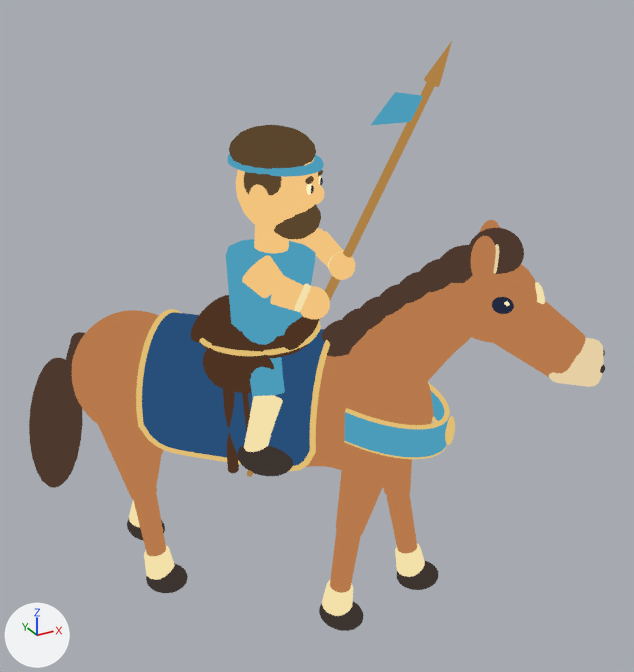
What one commit did to the Blender file art/mounted_units/mounted_spearman.blend.
Before and after are seen from a 50 mm camera at (-2.14, -4.32, 4.02) aimed at (0.2, -0.08, 1.9). The lights are fixed; the arrows at lower left show +X, +Y and +Z. The older version comes first. Both versions are drawn at frame 11 of the action 'Fore rightAction'; the numbers are the values there.

Objects in the first picture: 'Blue sleeveless tunic', 'Elongated face', 'Face', 'Hair cap', 'Horse barrel', 'Horse poll', 'Rider forearm', 'Rider spear hand', 'Rounded draped saddle blanket', 'Sloping horse neck', 'Tail fall', 'Upper horse leg', 'Upper horse leg.002', 'Wrapped blue breast collar' and 59 more.
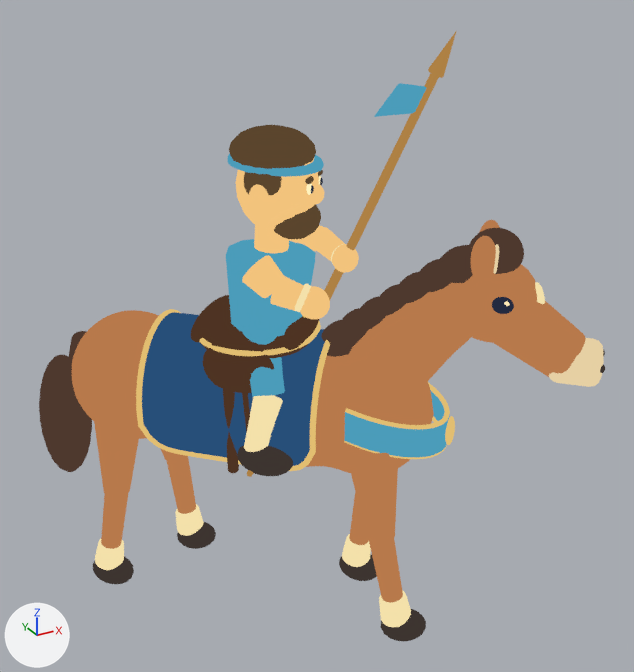
Not drawn themselves, but carrying or shaping drawn objects: ob_tail_sway, ob_fore_left, ob_fore_right, ob_hind_left, ob_hind_right, ob_rider_wooden_spear.

Pixel boxes (x1, y1, x2, y2) of what changed, in the pictures (634 x 672 px):
'Tail fall', turned
    before: (29, 358, 83, 488)
    after: (39, 355, 92, 472)
'Upper horse leg', turned
    before: (336, 444, 395, 539)
    after: (346, 449, 398, 545)
'Upper horse leg.002', turned
    before: (94, 413, 157, 501)
    after: (93, 408, 139, 498)
'Lower horse leg', turned
    before: (330, 530, 361, 593)
    after: (369, 539, 403, 603)
'Lower horse leg.002', turned
    before: (134, 494, 166, 556)
    after: (101, 494, 128, 549)
'Long wood shaft', moved (mostly hidden)
    before: (320, 83, 435, 319)
    after: (324, 73, 439, 300)
'Lower horse leg.001', turned
    before: (387, 493, 417, 554)
    after: (349, 492, 369, 545)
'Hoof', turned
    before: (319, 601, 363, 631)
    after: (381, 609, 426, 641)
'Cream fetlock', turned
    before: (322, 580, 353, 616)
    after: (379, 590, 411, 627)
'Blue spear ribbon', moved
    before: (371, 92, 423, 125)
    after: (374, 83, 426, 117)
'Hoof.002', turned
    before: (146, 563, 188, 593)
    after: (93, 556, 134, 584)
'Cream fetlock.002', turned
    before: (144, 545, 175, 580)
    after: (95, 539, 124, 570)
'Cream fetlock.001', turned
    before: (395, 543, 425, 577)
    after: (342, 534, 371, 567)
'Hoof.001', turned
    before: (397, 561, 438, 590)
    after: (339, 554, 377, 581)
'Lower horse leg.003', turned (mostly hidden before)
    before: (152, 456, 161, 486)
    after: (166, 456, 196, 514)
'Hoof.003', turned
    before: (127, 519, 165, 540)
    after: (177, 522, 216, 549)
'Rider spear hand', moved
    before: (329, 252, 355, 280)
    after: (332, 244, 359, 273)
'Upper horse leg.001', turned (not visible afterwards)
    before: (383, 459, 412, 499)
'Cream fetlock.003', turned (mostly hidden before)
    before: (129, 500, 140, 527)
    after: (175, 504, 204, 536)
'Rider forearm', moved
    before: (315, 231, 344, 267)
    after: (316, 227, 345, 261)
'Wood spear point', moved
    before: (424, 41, 452, 87)
    after: (428, 32, 456, 78)
'Tail root', turned
    before: (63, 332, 85, 392)
    after: (67, 331, 87, 388)
'Upper horse leg.003', turned
    before: (150, 442, 163, 459)
    after: (160, 448, 186, 461)
'Knee.002', turned (mostly hidden)
    before: (137, 494, 156, 502)
    after: (108, 494, 128, 499)
'Knee.003', turned (not visible before)
    after: (169, 456, 187, 462)
'Knee.001', turned (not visible afterwards)
    before: (387, 495, 408, 499)

The change in detail:
Object 'Tail sway' (ob_tail_sway) turns from (5.7, 5.7, 0) to (5.7, -5.7, 0) degrees about x, y and z.
Object 'Fore left' (ob_fore_left) turns from (11, 0, 0) to (-6.6, 0, 0) degrees about x, y and z.
Object 'Fore right' (ob_fore_right) turns from (-6.6, 0, 0) to (11, 0, 0) degrees about x, y and z.
Object 'Hind left' (ob_hind_left) turns from (-11, 0, 0) to (6.6, 0, 0) degrees about x, y and z.
Object 'Hind right' (ob_hind_right) turns from (6.6, 0, 0) to (-11, 0, 0) degrees about x, y and z.
Object 'Rider wooden spear' (ob_rider_wooden_spear) moves from (0.425, -0.443, 1.025) to (0.425, -0.463, 1.089).
Object 'Rider forearm' (ob_rider_forearm) moves from (0.526, -0.316, 1.075) to (0.526, -0.33, 1.121).
Object 'Rider spear hand' (ob_rider_spear_hand) moves from (0.425, -0.443, 1.025) to (0.425, -0.463, 1.089).
